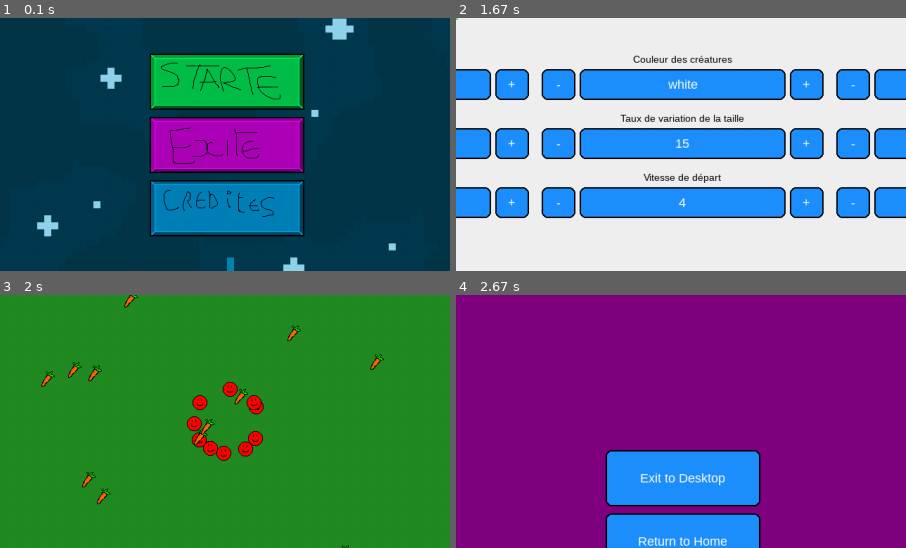
Above: before the commit, frames 1-4 (two rows, left to right).
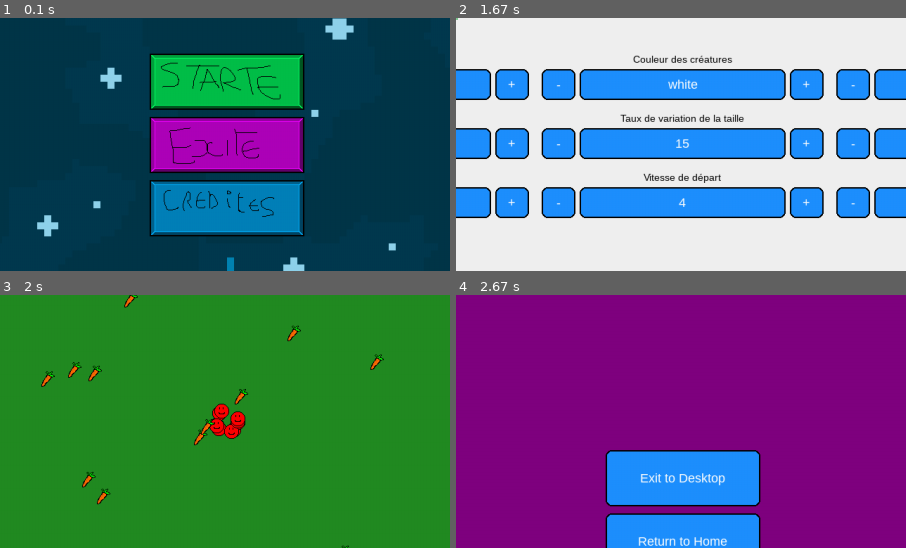
Above: after the commit, the same moments.

Repository: X47C/Trophees-NSI
Game: pygame game, started from main.py
The game is run twice, just before and just after one commit, with the same random seed, the same clock (stepped at 60 frames per second) and the same inputs.
Inputs (mouse positions are % of the whole screen's width and height, from its top left):
- Up to frame 1 (0.1 s): no input
- Up to frame 2 (1.67 s): click (47, 33) at 1.38 s
- Up to frame 3 (2 s): click "Start" at 1.72 s
- Up to frame 4 (2.67 s): click "End" at 2.05 s
The pictures show only the part of the screen within x 25-75%, y 25-75%; the shares and areas given below are measured in that part.

Frames 1-2 are identical in both runs. In frame 3, 2.2% of the frame differs, in the area x 41-59%, y 34-66%; in frame 4, nothing differs.

Commit message:
C'EST MAGNIFIQUE LE DEPLACEMENT EST PARFAIT

Diff:
--- a/Game/creature.py
+++ b/Game/creature.py
@@ -1,5 +1,5 @@
 # methodes pour gerer les creatures
-from random import randint as rd, uniform
+from random import randint as rd, uniform, random
 from math import radians, cos, sin, atan2, degrees, hypot
 import pygame as pg
 import settings
@@ -24,12 +24,6 @@
         self.pos_y = settings.Display_size[1] // 2
         self.image = pg.image.load("assets/creature.png")
         self.angle_deg = rd(0, 360)
-        self.ang_vel_deg_s = uniform(-120.0, 120.0)  # vitesse angulaire initiale (deg/s)
-        self._move_time = 0.0                         # timer interne (s)
-        self._sin_freq = uniform(0.3, 1.2)            # fréquence sinusoïde pour motif
-        self._sin_phase = uniform(0, 2 * 3.14159265)
-        self.ang_vel = uniform(-180, 180)  # deg/s
-
 
 
     def draw(self, screen):
@@ -40,68 +34,67 @@
     def moove(self):
         dt = 1.0 / settings.FPS
         w, h = settings.Display_size
-        cx, cy = w * 0.5, h * 0.5
 
-        # --- paramètres simples ---
-        speed_px_s = self.speed * 45.0     # px/s
+        speed_px_s = float(self.speed) * 15.0   # LA vitesse
         margin = 40 + int(self.size)
 
-        turn_noise = 600.0                 # deg/s² → zigzag
-        center_strength = 3.0              # attraction vers le centre
-        max_ang_vel = 400.0                # limite de rotation
+        turn_noise = 450.0
+        damping = 0.96
+        burst_prob = 0.5
+        burst_mag = 220.0
 
-        # --- 1) bruit angulaire (zigzag) ---
+        if not hasattr(self, "ang_vel"):
+            self.ang_vel = uniform(-120.0, 120.0)
+
         self.ang_vel += uniform(-turn_noise, turn_noise) * dt
 
-        # --- 2) attraction vers le centre ---
-        dx = cx - self.pos_x
-        dy = cy - self.pos_y
-        dist = hypot(dx, dy)
+        if random() < burst_prob * dt:
+            self.ang_vel += uniform(-burst_mag, burst_mag)
 
-        if dist > 1.0:
-            angle_to_center = degrees(atan2(dy, dx))
-            diff = (angle_to_center - self.angle_deg + 180) % 360 - 180
-            self.ang_vel += diff * center_strength * dt
+        self.ang_vel *= damping
 
-        # --- 3) clamp vitesse angulaire ---
-        self.ang_vel = max(-max_ang_vel, min(max_ang_vel, self.ang_vel))
+        max_ang_vel = 550.0
+        if self.ang_vel > max_ang_vel:
+            self.ang_vel = max_ang_vel
+        elif self.ang_vel < -max_ang_vel:
+            self.ang_vel = -max_ang_vel
 
-        # --- 4) appliquer rotation ---
-        self.angle_deg = (self.angle_deg + self.ang_vel * dt) % 360
-
-        # --- 5) déplacement ---
+        self.angle_deg = (self.angle_deg + self.ang_vel * dt) % 360.0
+        r = radians(self.angle_deg)
         step = speed_px_s * dt
-        r = radians(self.angle_deg)
         self.pos_x += cos(r) * step
         self.pos_y += sin(r) * step
 
-        # --- 6) rebond avant mur ---
         bounced = False
 
         if self.pos_x < margin:
             self.pos_x = margin
-            self.ang_vel = abs(self.ang_vel)
+            self.angle_deg = (180.0 - self.angle_deg) % 360.0
+            self.ang_vel = -self.ang_vel + uniform(-90, 90)
             bounced = True
         elif self.pos_x > w - margin:
             self.pos_x = w - margin
-            self.ang_vel = -abs(self.ang_vel)
+            self.angle_deg = (180.0 - self.angle_deg) % 360.0
+            self.ang_vel = -self.ang_vel + uniform(-90, 90)
             bounced = True
 
         if self.pos_y < margin:
             self.pos_y = margin
-            self.ang_vel = abs(self.ang_vel)
+            self.angle_deg = (-self.angle_deg) % 360.0
+            self.ang_vel = -self.ang_vel + uniform(-90, 90)
             bounced = True
         elif self.pos_y > h - margin:
             self.pos_y = h - margin
-            self.ang_vel = -abs(self.ang_vel)
+            self.angle_deg = (-self.angle_deg) % 360.0
+            self.ang_vel = -self.ang_vel + uniform(-90, 90)
             bounced = True
 
         if bounced:
-            self.ang_vel += uniform(-120, 120)
+            self.ang_vel += uniform(-40, 40)
 
-        # --- sécurité ---
         self.pos_x = min(max(self.pos_x, margin), w - margin)
         self.pos_y = min(max(self.pos_y, margin), h - margin)
+
 
 
     def Baby(self):
